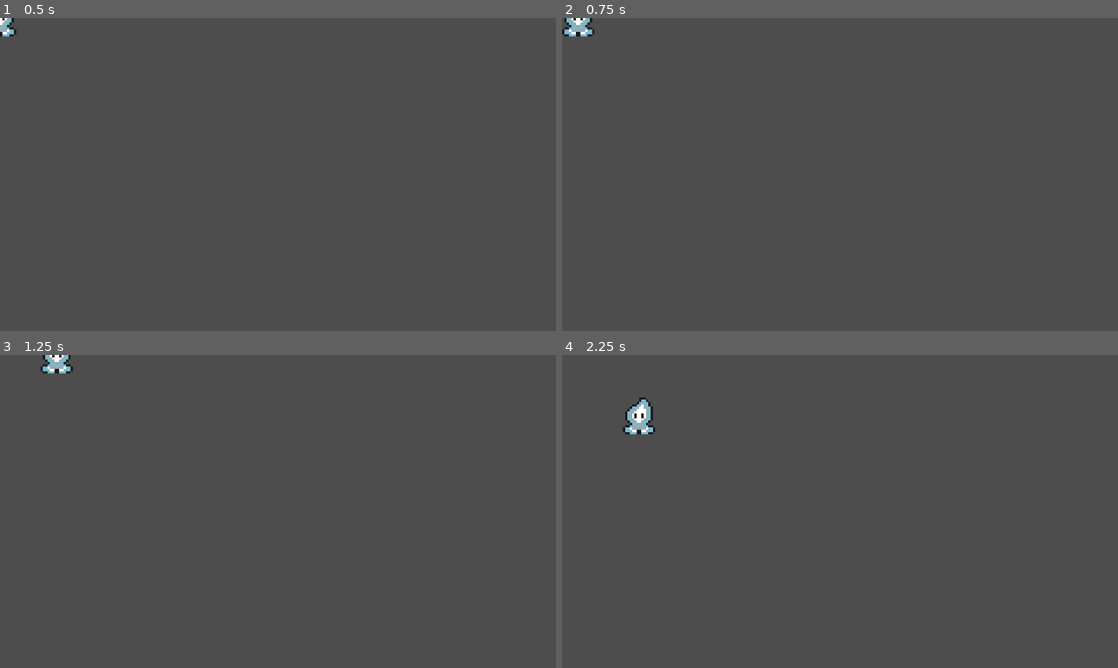
Above: before the commit, frames 1-4 (two rows, left to right).
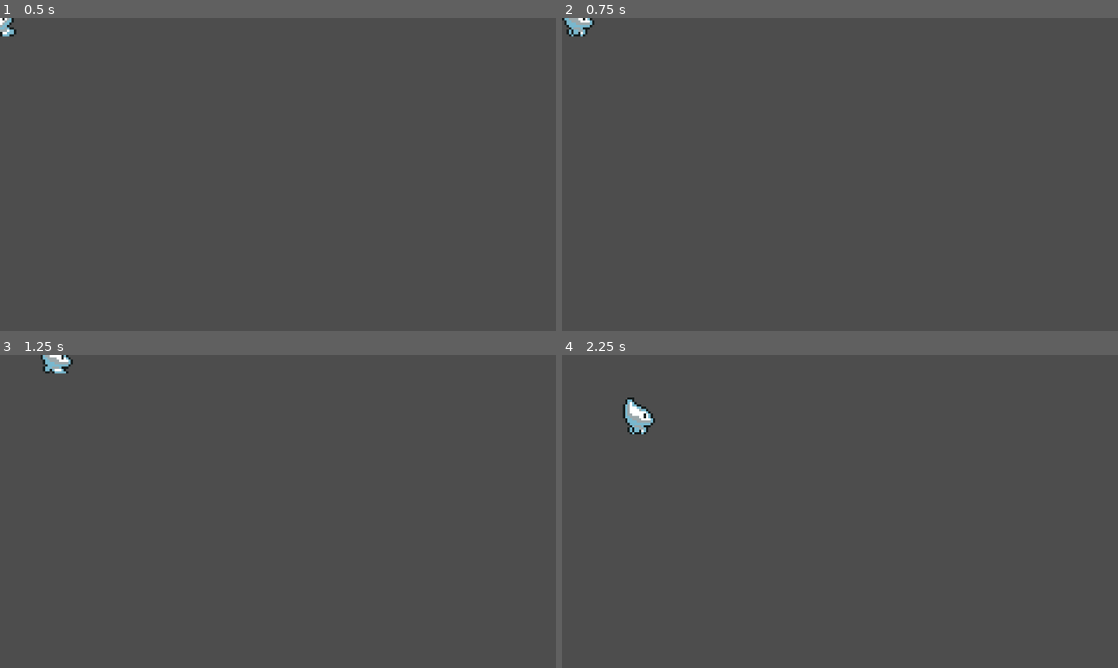
Above: after the commit, the same moments.

Repository: ArtemisSoftware/hidden-village
Game: Godot game, scene res://world/world.tscn
Two runs of this game, one before a commit and one after it. Both use one fixed random seed, a clock stepped at 60 frames per second and the inputs below. The project has no main scene, so this scene is started directly.
Inputs:
- Up to frame 1 (0.5 s): no input
- Up to frame 2 (0.75 s): tap Enter at 0.5 s; hold Right (ui_right) from 0.53 s (still down)
- Up to frame 3 (1.25 s): keep holding Right (ui_right)
- Up to frame 4 (2.25 s): release Right (ui_right) at 1.28 s; hold Down (ui_down) 1.28-2.03 s; hold Right (ui_right) from 2.03 s (still down)

Frame 1 is identical in both runs. In frame 2, 0.2% of the frame differs, in the area x 0-6%, y 0-6%; in frame 3, 0.2%; in frame 4, 0.5%, in the area x 10-17%, y 13-26%.

Commit message:
Player movement directions

Diff:
--- a/entities/player/player.gd
+++ b/entities/player/player.gd
@@ -1,4 +1,6 @@
 class_name Player extends CharacterBody2D
+
+@onready var animation_player: AnimationPlayer = $AnimationPlayer
 
 @export var speed: int = 35
 
@@ -6,9 +8,24 @@
 
 	_handle_input()
 	move_and_slide()
+	_update_animation()
 	pass
 
 func _handle_input()-> void:
 	var direction = Input.get_vector("ui_left", "ui_right", "ui_up", "ui_down")
 	velocity = direction * speed
 	pass
+
+func _update_animation()-> void:
+	if velocity.length() == 0:
+		animation_player.stop()
+		return
+
+	var direction = "down"
+
+	if velocity.x < 0: direction = "left"
+	elif velocity.x > 0: direction = "right"
+	elif velocity.y < 0: direction = "up"
+
+	animation_player.play("walk" + "_" + direction)
+	pass
--- a/entities/player/player.tscn
+++ b/entities/player/player.tscn
@@ -2,6 +2,102 @@
 
 [ext_resource type="Script" uid="uid://bvxsjqn24mpxg" path="res://entities/player/player.gd" id="1_abrql"]
 [ext_resource type="Texture2D" uid="uid://bwetnkrww8jgf" path="res://entities/player/sprites/SpriteSheet.png" id="1_symyc"]
+
+[sub_resource type="Animation" id="Animation_abrql"]
+length = 0.001
+tracks/0/type = "value"
+tracks/0/imported = false
+tracks/0/enabled = true
+tracks/0/path = NodePath("Sprite2D:frame_coords")
+tracks/0/interp = 1
+tracks/0/loop_wrap = true
+tracks/0/keys = {
+"times": PackedFloat32Array(0),
+"transitions": PackedFloat32Array(1),
+"update": 1,
+"values": [Vector2i(0, 0)]
+}
+
+[sub_resource type="Animation" id="Animation_sglur"]
+resource_name = "walk_down"
+length = 0.8
+loop_mode = 1
+step = 0.2
+tracks/0/type = "value"
+tracks/0/imported = false
+tracks/0/enabled = true
+tracks/0/path = NodePath("Sprite2D:frame_coords")
+tracks/0/interp = 1
+tracks/0/loop_wrap = true
+tracks/0/keys = {
+"times": PackedFloat32Array(0, 0.2, 0.4, 0.6),
+"transitions": PackedFloat32Array(1, 1, 1, 1),
+"update": 1,
+"values": [Vector2i(0, 0), Vector2i(0, 1), Vector2i(0, 2), Vector2i(0, 3)]
+}
+
+[sub_resource type="Animation" id="Animation_bls4j"]
+resource_name = "walk_left"
+length = 0.8
+loop_mode = 1
+step = 0.2
+tracks/0/type = "value"
+tracks/0/imported = false
+tracks/0/enabled = true
+tracks/0/path = NodePath("Sprite2D:frame_coords")
+tracks/0/interp = 1
+tracks/0/loop_wrap = true
+tracks/0/keys = {
+"times": PackedFloat32Array(0, 0.2, 0.4, 0.6),
+"transitions": PackedFloat32Array(1, 1, 1, 1),
+"update": 1,
+"values": [Vector2i(2, 0), Vector2i(2, 1), Vector2i(2, 2), Vector2i(2, 3)]
+}
+
+[sub_resource type="Animation" id="Animation_fkugw"]
+resource_name = "walk_right"
+length = 0.8
+loop_mode = 1
+step = 0.2
+tracks/0/type = "value"
+tracks/0/imported = false
+tracks/0/enabled = true
+tracks/0/path = NodePath("Sprite2D:frame_coords")
+tracks/0/interp = 1
+tracks/0/loop_wrap = true
+tracks/0/keys = {
+"times": PackedFloat32Array(0, 0.2, 0.4, 0.6),
+"transitions": PackedFloat32Array(1, 1, 1, 1),
+"update": 1,
+"values": [Vector2i(3, 0), Vector2i(3, 1), Vector2i(3, 2), Vector2i(3, 3)]
+}
+
+[sub_resource type="Animation" id="Animation_8fjmc"]
+resource_name = "walk_up"
+length = 0.8
+loop_mode = 1
+step = 0.2
+tracks/0/type = "value"
+tracks/0/imported = false
+tracks/0/enabled = true
+tracks/0/path = NodePath("Sprite2D:frame_coords")
+tracks/0/interp = 1
+tracks/0/loop_wrap = true
+tracks/0/keys = {
+"times": PackedFloat32Array(0, 0.2, 0.4, 0.6),
+"transitions": PackedFloat32Array(1, 1, 1, 1),
+"update": 1,
+"values": [Vector2i(1, 0), Vector2i(1, 1), Vector2i(1, 2), Vector2i(1, 3)]
+}
+
+[sub_resource type="AnimationLibrary" id="AnimationLibrary_qiwj3"]
+_data = {
+&"RESET": SubResource("Animation_abrql"),
+&"walk_down": SubResource("Animation_sglur"),
+&"walk_left": SubResource("Animation_bls4j"),
+&"walk_right": SubResource("Animation_fkugw"),
+&"walk_up": SubResource("Animation_8fjmc")
+}
 
 [node name="Player" type="CharacterBody2D" unique_id=646627688]
 script = ExtResource("1_abrql")
@@ -10,3 +106,6 @@
 texture = ExtResource("1_symyc")
 hframes = 4
 vframes = 7
+
+[node name="AnimationPlayer" type="AnimationPlayer" parent="." unique_id=1567857408]
+libraries/ = SubResource("AnimationLibrary_qiwj3")
